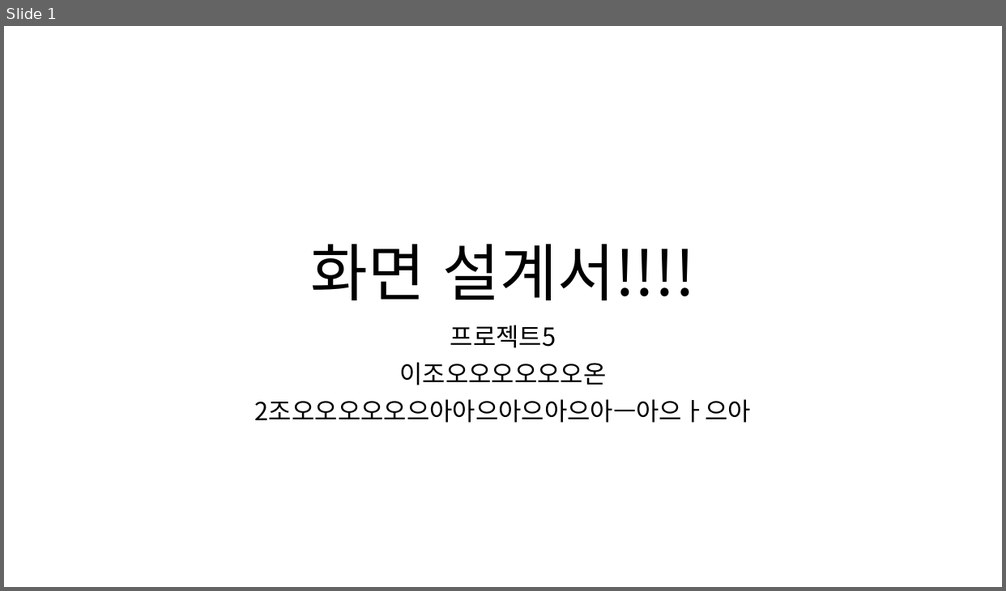
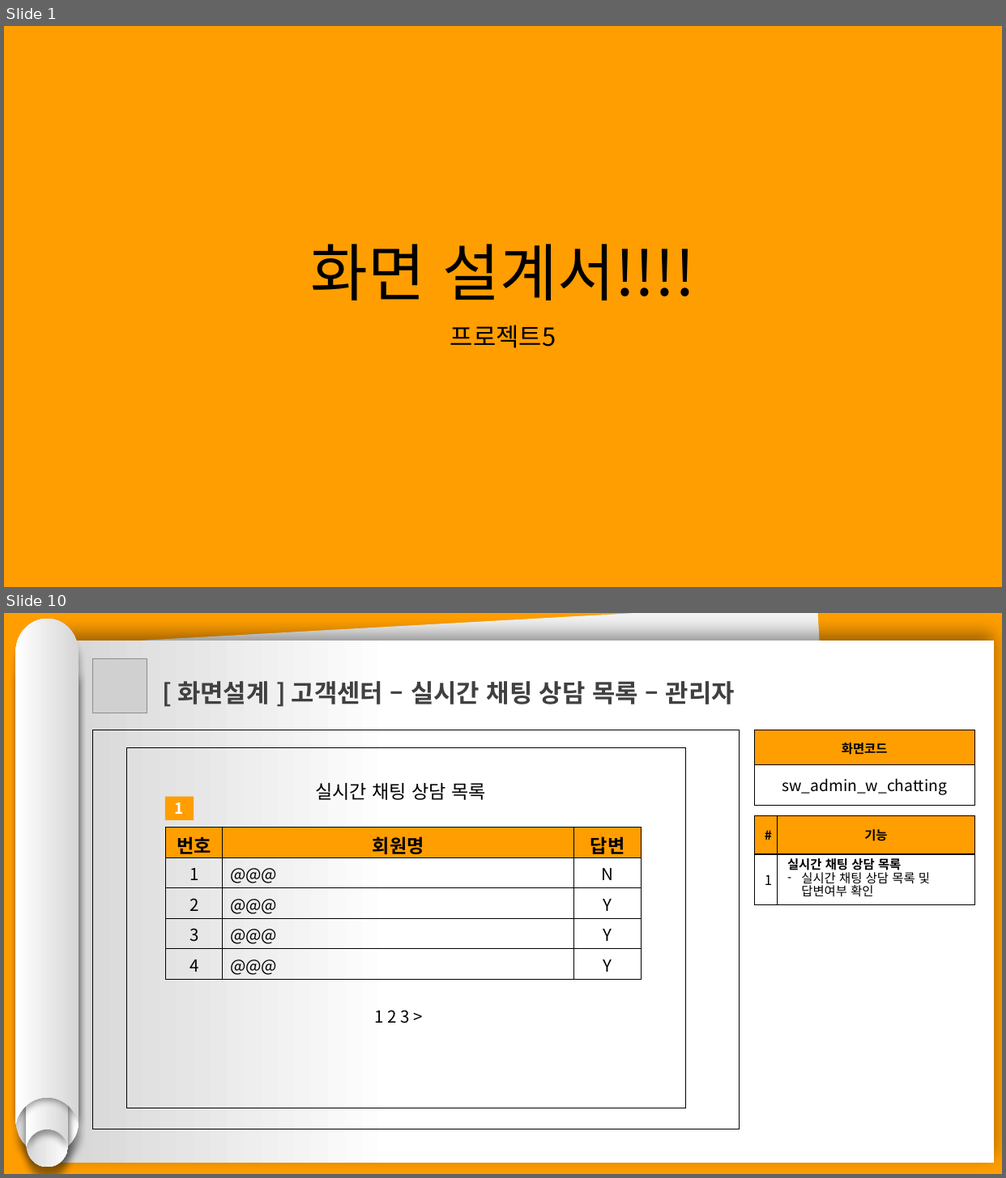
Before and after one commit to hhsw07/ezen-academy-projects, a slide deck: 0 발표용 파워포인트/0522 3차발표/0522 project06 - 파워포인트 - 송우.pptx. Shown one above the other, each under a label of ours: slide 1 before the commit, slides 1 and 10 after it; the slides between them are not shown. The pictures are 1006x591 and 1006x1178 pixels, drawn with LibreOffice and Linux fonts; fonts in the diff are those of the drawing; grey boxes stand for pictures. Boxes give left, top, right and bottom in pixels: in the first picture for what was removed or moved away, otherwise in the second. Text is boxed around its words. In the diff, an @@ line names an element or a change of style, - is before the commit and + after.

```diff
--- a/0 발표용 파워포인트/0522 3차발표/0522 project06 - 파워포인트 - 송우.pptx
+++ b/0 발표용 파워포인트/0522 3차발표/0522 project06 - 파워포인트 - 송우.pptx
@@ slide 10 added at (x1=4, y1=613, x2=1002, y2=1174), background #FF9E00 @@
@@ group added at (x1=16, y1=619, x2=79, y2=1167): 4 freeform shapes @@
@@ rectangle added at (x1=58, y1=613, x2=846, y2=1153), fill #F2F2F2 @@
@@ rectangle added at (x1=58, y1=640, x2=995, y2=1163), fill gradient #FFFFFF to #D7D7D7 @@
@@ picture added at (x1=92, y1=658, x2=147, y2=713) @@
@@ text added at (x1=177, y1=681, x2=735, y2=705), 24 pt, text #404040, bold @@
+[ 화면설계 ] 고객센터 – 실시간 채팅 상담 목록 – 관리자
@@ rectangle added at (x1=92, y1=730, x2=739, y2=1130), outline #000000 0.75 pt @@
@@ table added at (x1=755, y1=730, x2=975, y2=806), 2 rows, 1 columns @@
+화면코드
+sw_admin_w_chatting
@@ rectangle added at (x1=127, y1=747, x2=686, y2=1108), outline #000000 1 pt @@
@@ rectangle added at (x1=165, y1=796, x2=194, y2=820), fill #FF9E00, 14.7 pt, text #FFFFFF, bold @@
+1
@@ text added at (x1=315, y1=783, x2=487, y2=800), 18 pt, text #000000 @@
+실시간 채팅 상담 목록
@@ table added at (x1=166, y1=828, x2=641, y2=980), 5 rows, 3 columns @@
+번호 | 회원명 | 답변
+1 | @@@ | N
+2 | @@@ | Y
+3 | @@@ | Y
+4 | @@@ | Y
@@ table added at (x1=755, y1=815, x2=975, y2=905), 2 rows, 2 columns @@
+# | 기능
+1 | 실시간 채팅 상담 목록 / 실시간 채팅 상담 목록 및 답변여부 확인
@@ text added at (x1=374, y1=1010, x2=409, y2=1024), 16 pt, text #000000 @@
+1 2 3 >
@@ slide 1 changed as well @@
@@ background #FFFFFF to #FF9E00 @@
@@ subtitle at (x1=255, y1=362, x2=751, y2=423): paragraphs removed @@
-이조오오오오오오온
-2조오오오오오으아아으아으아으아ㅡ아으ㅏ으아
```
Also in this commit, not shown: 10 other slides added, 12 other files.
